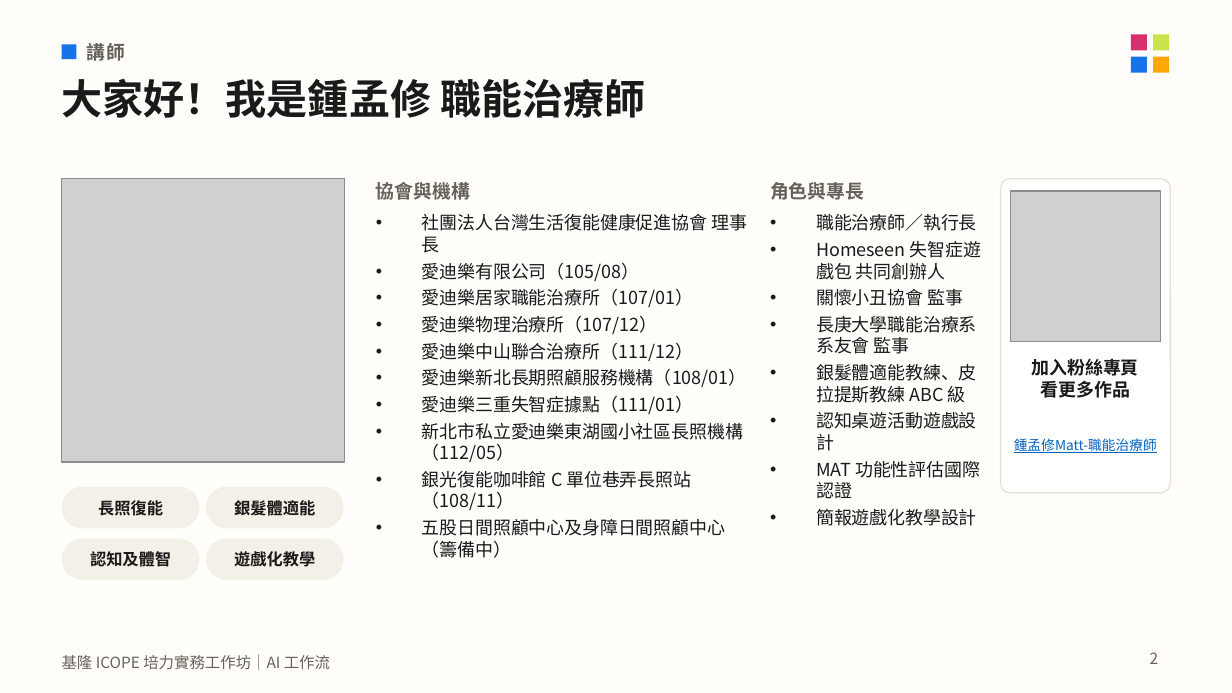
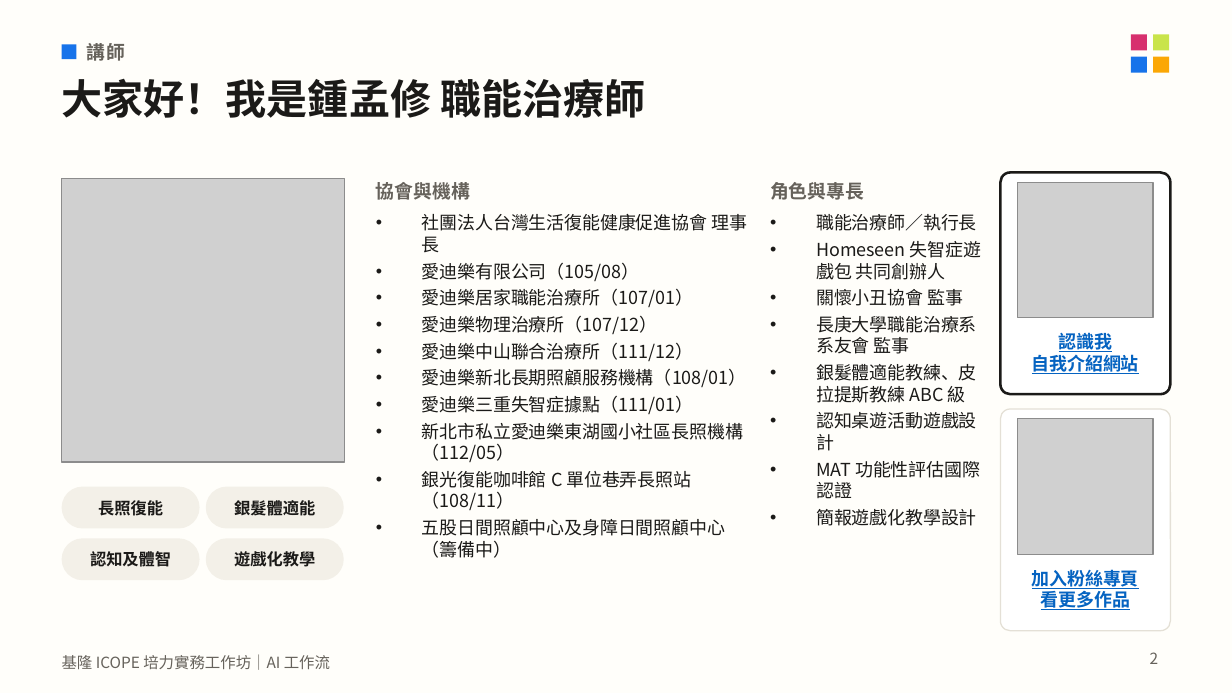
Before and after one commit to mattsue1003/keelung-icope-ai, a slide deck: slide 2 of 基隆ICOPE_AI工作坊_講義.pptx. Drawn at 1232x693 pixels with LibreOffice and Linux fonts; fonts in the diff are those of the drawing; grey boxes stand for pictures. Boxes give left, top, right and bottom in pixels: in the first picture for what was removed or moved away, otherwise in the second. Text is boxed around its words. In the diff, an @@ line names an element or a change of style, - is before the commit and + after.

```diff
--- a/基隆ICOPE_AI工作坊_講義.pptx
+++ b/基隆ICOPE_AI工作坊_講義.pptx
@@ rounded rectangle: place and size @@
-rounded rectangle at bbox=[1000, 179, 1170, 493]
+rounded rectangle at bbox=[1000, 172, 1170, 394]
@@ rounded rectangle at bbox=[1000, 172, 1170, 394]: outline #E4E0D6 0.75 pt to #1B1A18 1.5 pt @@
@@ picture: place and size @@
-picture at bbox=[1010, 191, 1161, 341]
+picture at bbox=[1018, 182, 1153, 318]
@@ text added at bbox=[1032, 330, 1139, 375], 10.5 pt, text #0563C1, bold, underline @@
+認識我
+自我介紹網站
@@ rounded rectangle added at bbox=[1000, 409, 1170, 631], fill #FFFFFF, outline #E4E0D6 0.75 pt @@
@@ picture added at bbox=[1018, 419, 1153, 554] @@
@@ text removed at bbox=[1014, 438, 1157, 453] @@
-鍾孟修Matt-職能治療師
@@ text "加入粉絲專頁": place and size @@
-text "加入粉絲專頁" at bbox=[1032, 358, 1139, 398]
+text "加入粉絲專頁" at bbox=[1032, 569, 1139, 612]
@@ text "加入粉絲專頁" at bbox=[1032, 569, 1139, 612]: text colour #1B1A18 to #0563C1, underline on @@
```
Also in this commit, not shown: 5 other files.
